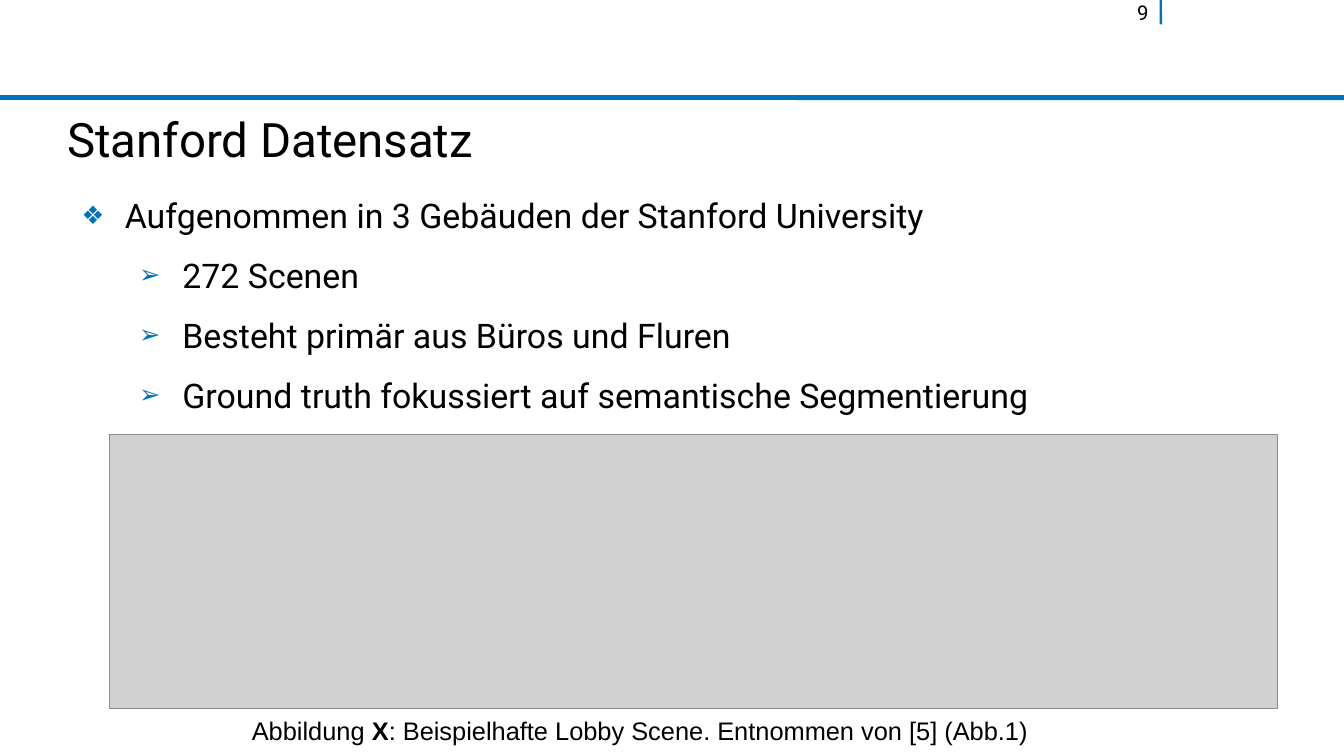
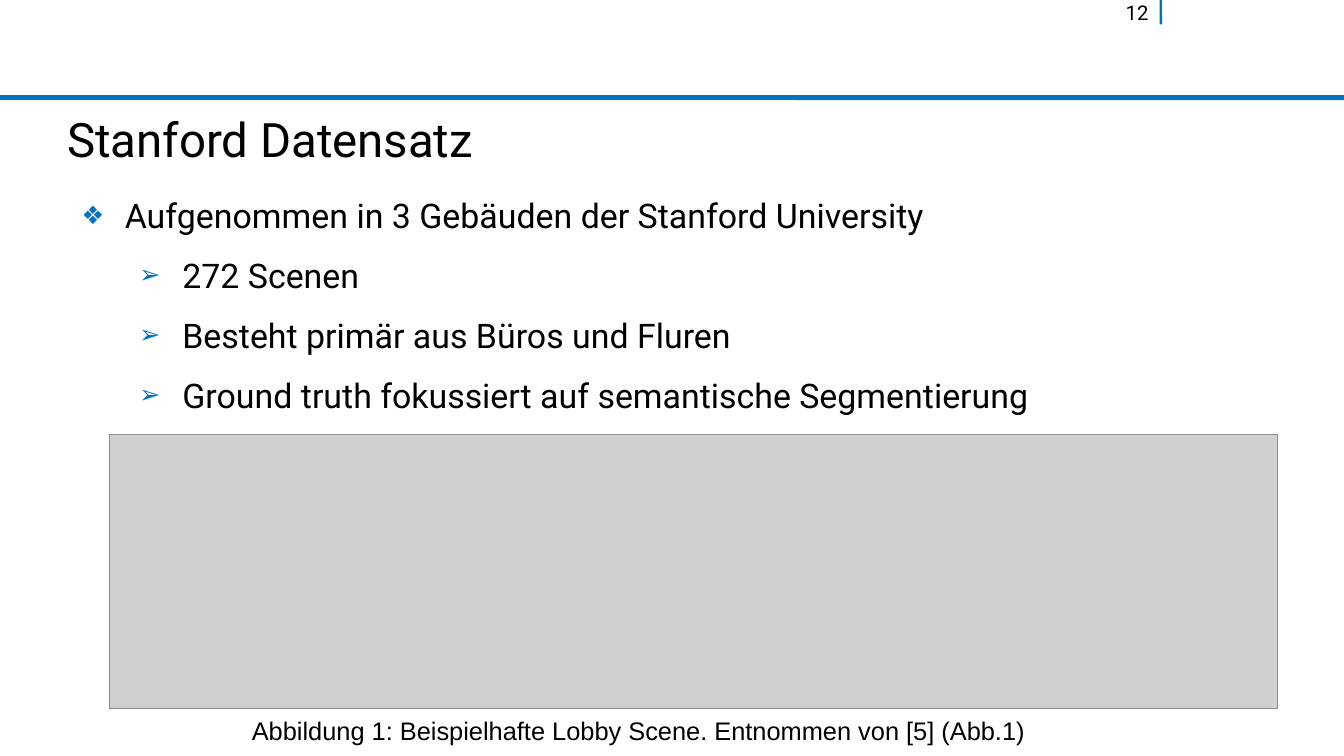
Before and after one commit to rocketman123456/Comparison-of-Real-Time-Plane-Detection-Algorithms, a slide deck: slide 12 of fin-prasentationsvorlage-libreoffice.odp (slide 9 before the commit). Drawn at 1344x756 pixels with LibreOffice and Linux fonts; fonts in the diff are those of the drawing; grey boxes stand for pictures; background and template pictures are left out. Boxes give left, top, right and bottom in pixels: in the first picture for what was removed or moved away, otherwise in the second. Text is boxed around its words. In the diff, an @@ line names an element or a change of style, - is before the commit and + after.

```diff
--- a/fin-prasentationsvorlage-libreoffice.odp
+++ b/fin-prasentationsvorlage-libreoffice.odp
@@ page number at (x1=1126, y1=5, x2=1149, y2=20): text changed @@
-9
+12
@@ text at (x1=252, y1=721, x2=1024, y2=745): text changed @@
-Abbildung X: Beispielhafte Lobby Scene. Entnommen von [5] (Abb.1)
+Abbildung 1: Beispielhafte Lobby Scene. Entnommen von [5] (Abb.1)
```
Also in this commit, not shown: 11 other slides changed, 5 slides added, 1 slide removed.
